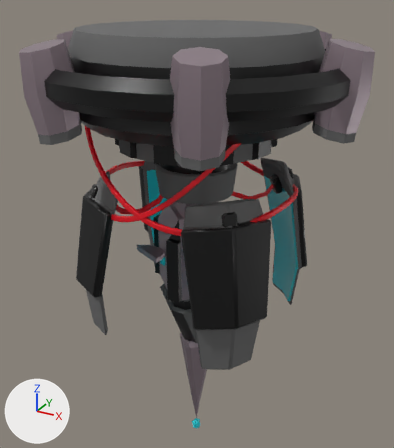
An edit to the Blender file Unity/Astral Codex/Assets/Bundle/Models/Chime Redesign/Dispenser.blend, drawn before and after from the same camera.
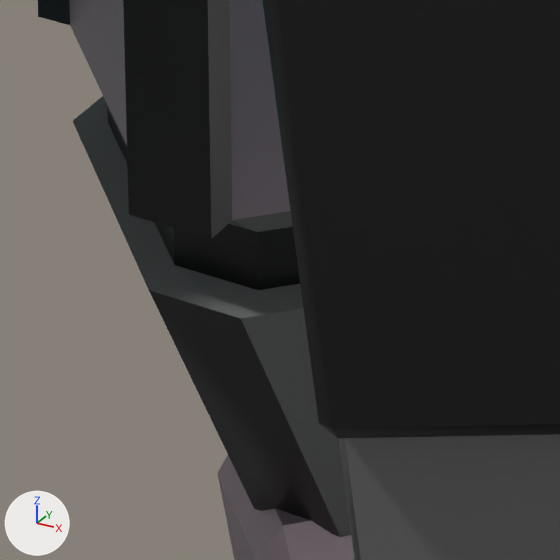
The first picture shows the older version from a 50 mm lens placed at (13.97, -25.32, 47.58), pointed at (-0.38, 0.77, 34.54). The close-ups show both versions on the part from 38% to 57% of the width and 60% to 77% of the height of that picture; other places that the commit changed are outside them. Arrows for +X, +Y and +Z are at lower left; the lights stay in place.

Names of what the first close-up shows: 'DispenserBase', 'DispenserReflectors'.
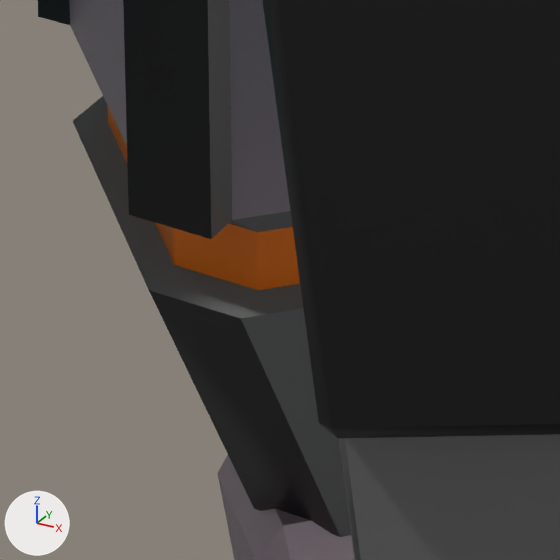
Where the newer file only moved an object's origin or applied its transform, the numbers keep the older frame.

Where the change shows, as pixel boxes (x1, y1, x2, y2) in the close-ups (560 x 560 px):
part 1 of me_icosphere_001, recoloured
    both: (107, 105, 300, 290)

The change, as a list of edits to the scene's bpy script:
```text
Add mat_wire_contact:
    mat_wire_contact = principled_material('Wire Contact')
    mat_wire_contact.base_color = (0.8, 0.165, 0.0)  # orange #e77100
Change me_icosphere_001:
    where me_icosphere_001.from_pydata(...)  # 512 vertices, 558 faces; spans x -6.6..6.6, y -6.6..6.6, z 19.5..45.6
    used by ob_dispenserbase; location = (0.0, 0.0, 0.0)
    me_icosphere_001 part 1: all 8 faces centred in x -2.0..2.0, y -2.0..2.0, z 30.6 switch from mat_frame (black #000000) to mat_wire_contact (orange #e77100)
```
